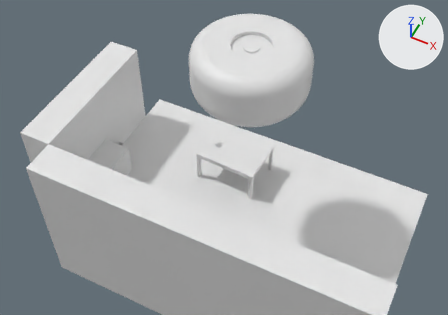
One commit to the Blender file Assets/Objects/kitchen.blend: the scene before it, then after it.
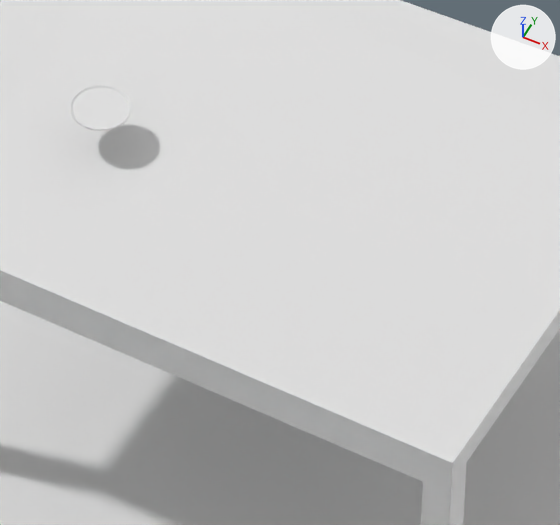
Old and new are each drawn whole from a camera (50 mm lens) standing at (4.71, -10.78, 15.74) and looking at (-1.17, 1.0, 1.02) and again close up on the part from 46% to 59% of the width and 41% to 58% of the height. The lights are fixed; the arrows at upper right show +X, +Y and +Z.

Script lines for the objects in view, before the commit:
```python
me_cube = bpy.data.meshes.new('Cube')
me_cube.from_pydata(...)  # 28 vertices, 26 faces; spans x -1.2..1.0, y -1.43..1.43, z -1.0..4.0
me_cube.materials.append(mat_material)  # white #e7e7e7
me_dish_rs_gb = bpy.data.meshes.new('dish_rs_gb')
me_dish_rs_gb.from_pydata(...)  # 452 vertices, 900 faces; spans x -0.1..0.1, y 2.9..3.1, z 0.224..0.244
me_kitchen_table_rs_gb = bpy.data.meshes.new('kitchen_table_rs_gb')
me_kitchen_table_rs_gb.from_pydata(...)  # 32 vertices, 60 faces; spans x 0.0..1.5, y 0.0..2.0, z 0.0..1.1
ob_cube = bpy.data.objects.new('Cube', me_cube)
ob_cube.location = (0.0, 0.0, -1.0)
ob_cube.scale = (5.0, 2.33, 1.0)
ob_dish_rs_gb = bpy.data.objects.new('dish_rs_gb', me_dish_rs_gb)
ob_dish_rs_gb.location = (-1.609, -1.676, 1.018)
ob_kitchen_table_rs_gb = bpy.data.objects.new('kitchen_table_rs_gb', me_kitchen_table_rs_gb)
ob_kitchen_table_rs_gb.location = (0.0, 0.589, 0.0)
ob_kitchen_table_rs_gb.rotation_euler = (0.0, 0.0, 1.519)  # degrees (0, 0, 87)
```
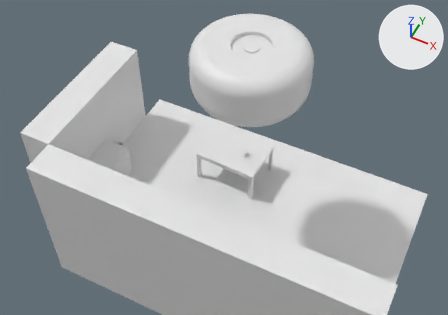
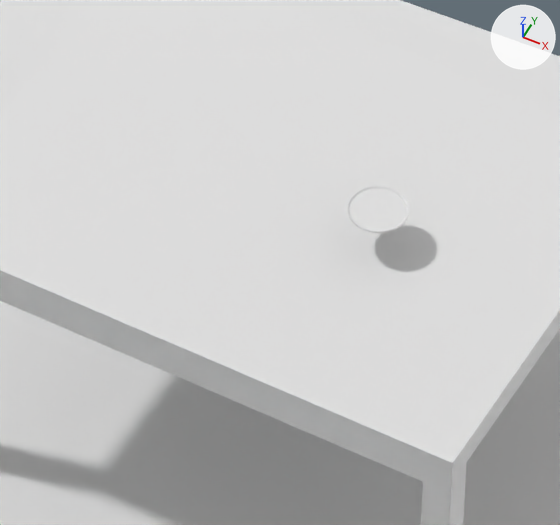
Commit message: kitchen in

Where the change shows, as pixel boxes [x1, y1, x2, y2] in the close-ups (560 x 525 px):
'dish_rs_gb', moved: before [70, 85, 131, 131]; after [347, 186, 410, 233]

Edits to the bpy script that builds the scene:
```text
Change ob_dish_rs_gb:
    ob_dish_rs_gb.location: (-1.609, -1.676, 1.018) -> (-0.609, -1.676, 1.018)
```
